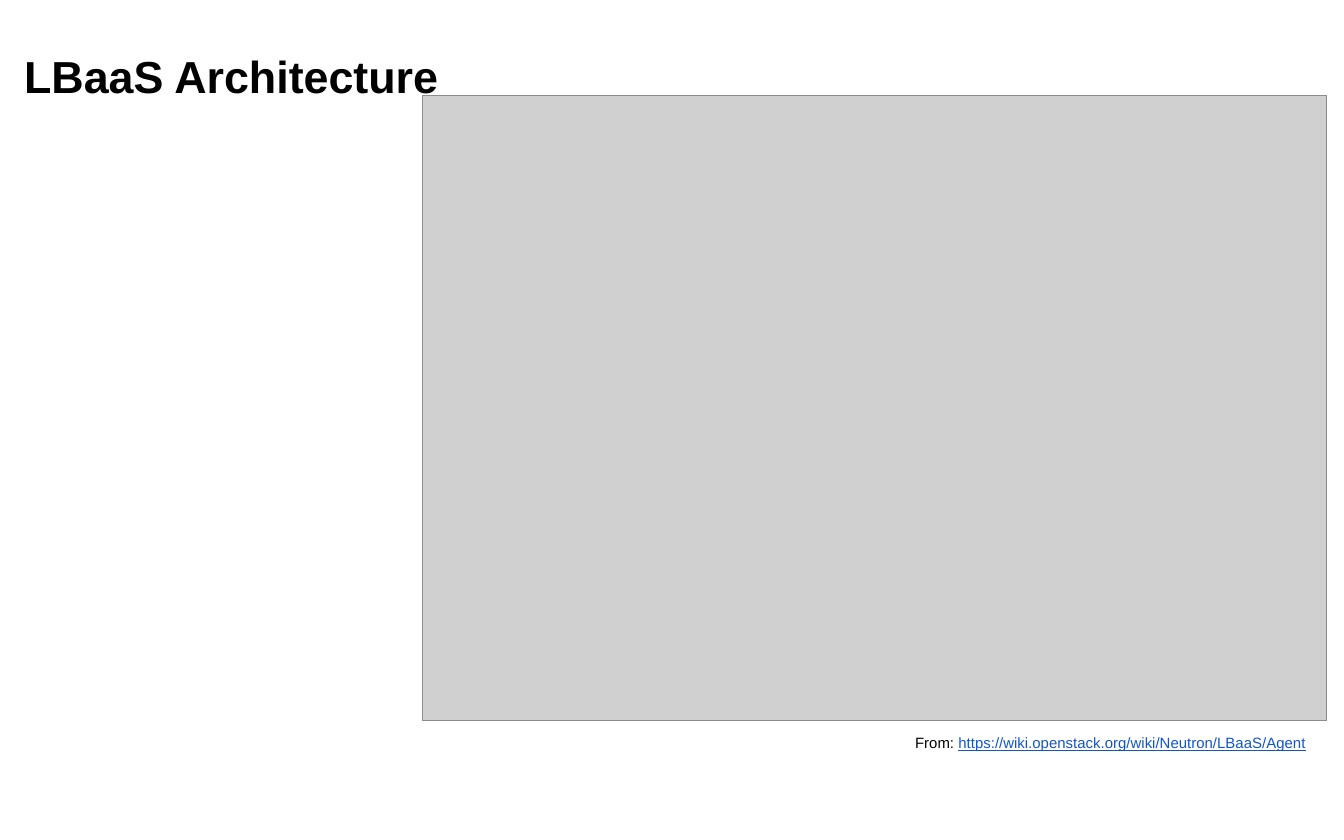
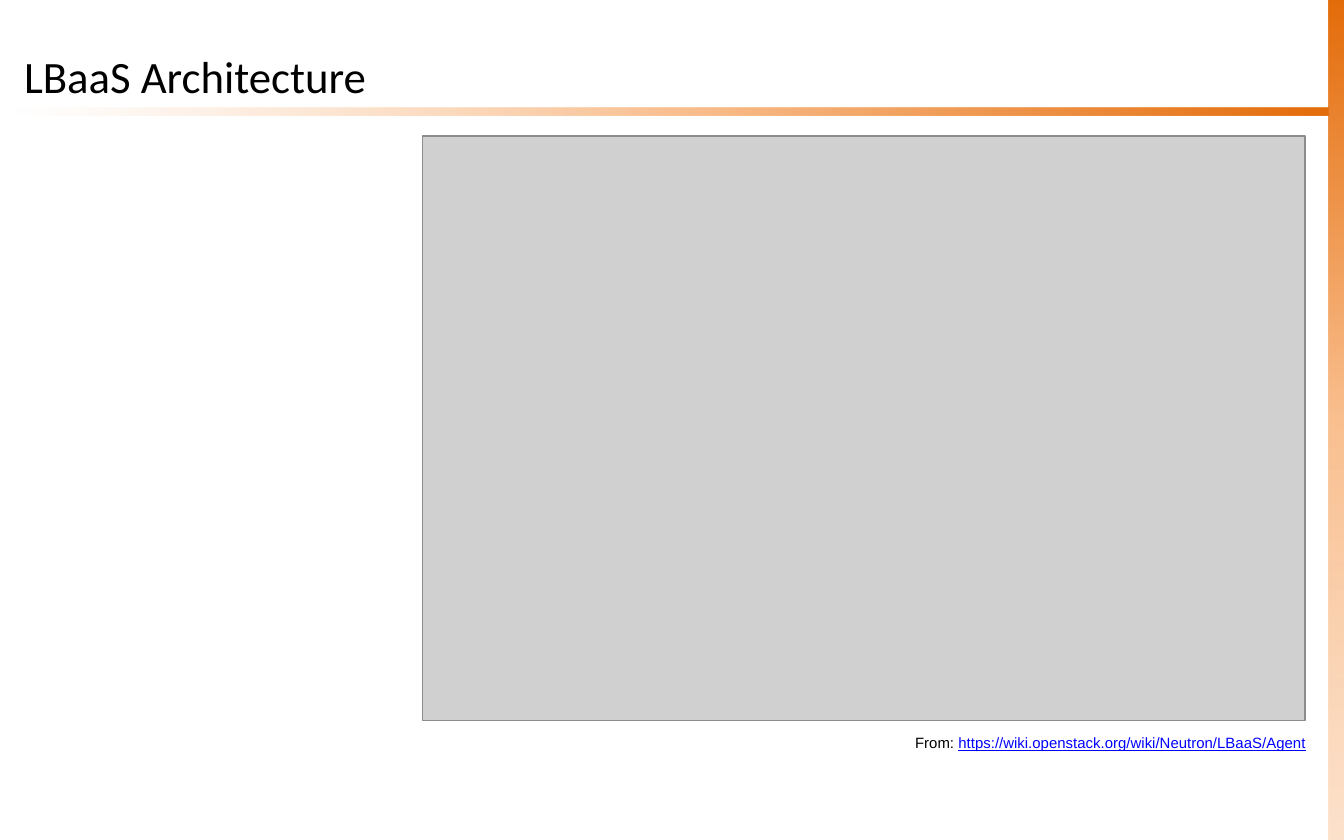
Before and after one commit to sknrao/openstack-neutron-revengg, a slide deck: slide 17 of OS-Neutron-Service-Plugin.pptx (slide 15 before the commit). Drawn at 1344x840 pixels with LibreOffice and Linux fonts; fonts in the diff are those of the drawing; grey boxes stand for pictures. Boxes give left, top, right and bottom in pixels: in the first picture for what was removed or moved away, otherwise in the second. Text is boxed around its words. In the diff, an @@ line names an element or a change of style, - is before the commit and + after.

Commit message:
Updating Neutron Advanced Services for theme
Updated the Neutron Advanced Services slides with the theme. Minor
alignment of slides and content. No changes made to the content

```diff
--- a/OS-Neutron-Service-Plugin.pptx
+++ b/OS-Neutron-Service-Plugin.pptx
@@ rectangle added at bbox=[1328, 0, 1344, 840], fill gradient #E46C0A to #FAC090 to #FCD5B5 @@
@@ title "LBaaS Architecture" at bbox=[24, 62, 366, 94]: font Arial to Calibri, bold off @@
@@ rectangle added at bbox=[16, 108, 1328, 116], fill gradient #E46C0A to #FAC090 to #FCD5B5 @@
@@ picture: place and size @@
-picture at bbox=[422, 95, 1325, 720]
+picture at bbox=[422, 136, 1304, 720]
@@ text "From: https://wiki.openstack.org/wiki/Neutron/LBaaS/Agent" at bbox=[915, 737, 1305, 751]: text colour #1155CC to #0000FF @@
```
Also in this commit, not shown: 27 other slides changed.
